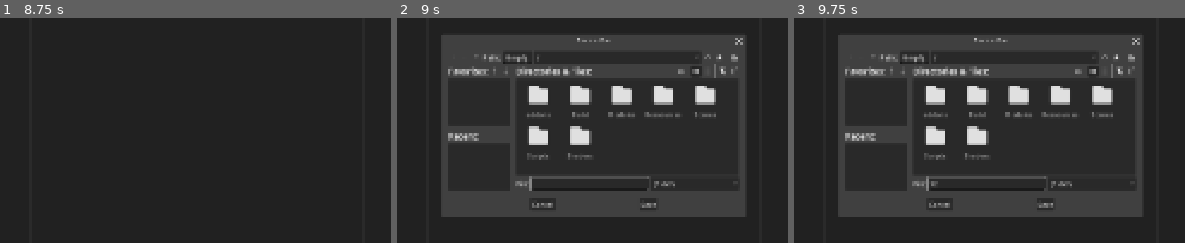
Above: before the commit, frames 1-3 (left to right).
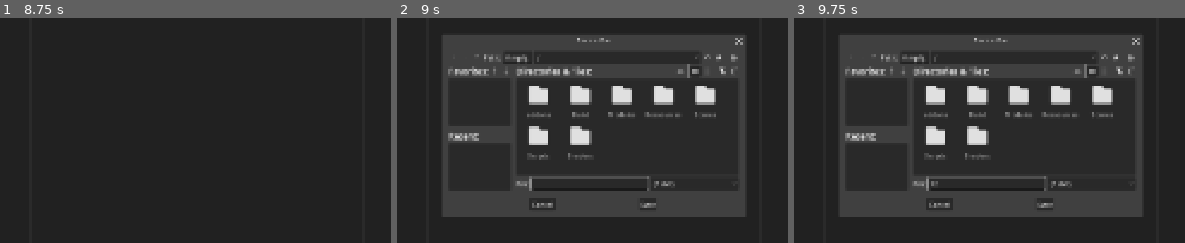
Above: after the commit, the same moments.

Repository: alnicolle/GodotCAD-Godot-AutoCAD-like
Game: Godot game, scene res://Scenes/Main.tscn
Two runs of this game, one before a commit and one after it. Both use one fixed random seed, a clock stepped at 60 frames per second and the inputs below.
Inputs (mouse positions are % of the whole screen's width and height, from its top left):
- Up to frame 1 (8.75 s): click (51, 99) at 0.52 s; type "12" at 0.6 s; click "Polyligne" at 1.25 s; click "Cercle" at 2 s; click "Arc" at 2.75 s; click "Déplacer" at 3.5 s; click "Rotation" at 4.25 s; click "Echelle" at 5 s; click "Miroir" at 5.75 s; click "Décaler" at 6.5 s; click "Copier" at 7.25 s; click "Ajuster" at 8 s
- Up to frame 2 (9 s): click "Export DXF" at 8.75 s
- Up to frame 3 (9.75 s): click (51, 62) at 9.52 s; type "12" at 9.6 s
The pictures show only the part of the screen within x 26-76%, y 25-75%; the shares and areas given below are measured in that part.

Frame 1 is identical in both runs. In frame 2, 0.3% of the frame differs, in the area x 13-88%, y 16-85%; in frame 3, 0.3%.

Commit message:
Update DXFService.gd

Diff:
--- a/Scripts/DXFService.gd
+++ b/Scripts/DXFService.gd
@@ -275,87 +275,49 @@
 		file.store_line("6"); file.store_line(lt)
 		file.store_line("62"); file.store_line("256") # DuCalque
 		file.store_line("10"); file.store_line(_f(center.x))
-		file.store_line("20"); file.store_line(_f(-center.y))  # Inverser Y pour DXF
+		file.store_line("20"); file.store_line(_f(-center.y))  # Inverser Y pour DXF [cite: 25]
 		file.store_line("30"); file.store_line("0.0")
 		file.store_line("40"); file.store_line(_f(ent.arc_radius))
-		# DXF ARC angles: degrés, CCW autour de +Z.
-		# Comme on inverse Y (20 = -y), on doit inverser le signe des angles.
-		# Problème: (start,end) modulo 360 peut représenter l'arc ou son complément.
-		# Solution: forcer l'étendue CCW à correspondre à l'étendue CCW Godot.
-		var eps := 0.001
+
+		# 1. Récupération des angles Godot
 		var start_rad: float = ent.arc_start_angle
 		var end_rad: float = ent.arc_end_angle
-		var raw_span_rad: float = end_rad - start_rad
-		var span_deg = fposmod(rad_to_deg(raw_span_rad), 360.0)
-		# Cas limite: arc quasi complet => span proche de 0 (mod 360). On le traite comme ~360.
-		# (DXF ne permet pas 360 exact en ARC, mais on veut éviter de prendre le petit complément.)
-		if span_deg < 1.0 and abs(rad_to_deg(raw_span_rad)) > 180.0:
-			span_deg = 360.0 - span_deg
-		# Point milieu (en CCW Godot) utilisé pour choisir entre les 2 candidats possibles.
-		var raw_span_ccw = fposmod(raw_span_rad, TAU)
-		var mid_rad = start_rad + raw_span_ccw * 0.5
-		var mid_deg = fposmod(rad_to_deg(-mid_rad), 360.0)
-		var _mid_in_ccw_interval = func(sdeg: float, edeg: float, mdeg: float) -> bool:
-			var total := fposmod(edeg - sdeg, 360.0)
-			var part := fposmod(mdeg - sdeg, 360.0)
-			return part <= total + eps
-		# Candidat A : mapping direct (start->end)
-		var start_deg_a = fposmod(rad_to_deg(-start_rad), 360.0)
-		var end_deg_a = fposmod(rad_to_deg(-end_rad), 360.0)
-		var ok_a: bool = _mid_in_ccw_interval.call(start_deg_a, end_deg_a, mid_deg)
-		# Candidat B : inverser (start/end)
-		var start_deg_b = end_deg_a
-		var end_deg_b = start_deg_a
-		var ok_b: bool = _mid_in_ccw_interval.call(start_deg_b, end_deg_b, mid_deg)
-		var start_deg: float
-		var end_deg: float
-		var did_swap := false
-		if ok_a and not ok_b:
-			start_deg = start_deg_a
-			end_deg = end_deg_a
-		elif ok_b and not ok_a:
-			start_deg = start_deg_b
-			end_deg = end_deg_b
-			did_swap = true
+		var delta_rad: float = end_rad - start_rad
+
+		# 2. Conversion basique pour AutoCAD (Inversion du signe de l'angle car Y est inversé)
+		var dxf_start = fposmod(rad_to_deg(-start_rad), 360.0)
+		var dxf_end = fposmod(rad_to_deg(-end_rad), 360.0)
+
+		var final_start: float
+		var final_end: float
+
+		# 3. Choix des angles selon le sens de dessin original
+		if delta_rad > 0:
+			# Godot a tracé en CW (Y-down).
+			# Pour tracer la même forme en CCW (AutoCAD), on inverse les bornes.
+			final_start = dxf_end
+			final_end = dxf_start
 		else:
-			# Cas dégénéré: midpoint pile sur un bord (ou incohérence). On prend celui qui matche le span attendu.
-			var span_a := fposmod(end_deg_a - start_deg_a, 360.0)
-			var span_b := fposmod(end_deg_b - start_deg_b, 360.0)
-			if abs(span_a - span_deg) <= abs(span_b - span_deg):
-				start_deg = start_deg_a
-				end_deg = end_deg_a
-			else:
-				start_deg = start_deg_b
-				end_deg = end_deg_b
-				did_swap = true
-		var dxf_span = fposmod(end_deg - start_deg, 360.0)
-		# Si l'étendue ne correspond pas à celle attendue, on reconstruit end = start + span.
-		var did_reconstruct := false
-		if abs(dxf_span - span_deg) > 0.5:
-			end_deg = fposmod(start_deg + span_deg, 360.0)
-			did_reconstruct = true
+			# Godot a tracé en CCW.
+			# L'ordre originel correspond déjà à la norme AutoCAD.
+			final_start = dxf_start
+			final_end = dxf_end
+
+		# 4. Sécurité pour les arcs quasi-complets (DXF rejette Start == End)
+		var dxf_span = fposmod(final_end - final_start, 360.0)
+		if dxf_span < 0.5 and abs(rad_to_deg(delta_rad)) > 180.0:
+			final_end = fposmod(final_start + 359.99, 360.0)
 
 		if DEBUG_DXF_ARC:
-			# Point milieu (en CCW Godot) pour identifier le quadrant géométrique
-			var mid_local = ent.arc_center + Vector2(cos(mid_rad), sin(mid_rad)) * ent.arc_radius
-			var mid_world = ent.position + mid_local
-			var rel = mid_world - (ent.position + ent.arc_center)
 			print("[DXF ARC] layer=", layer_name,
-				" center=", (ent.position + ent.arc_center),
-				" r=", ent.arc_radius,
+				" center=", center,
 				" start_rad=", start_rad,
 				" end_rad=", end_rad,
-				" raw_span_deg=", rad_to_deg(raw_span_rad),
-				" span_deg=", span_deg,
-				" mid_deg=", mid_deg,
-				" start_deg=", start_deg,
-				" end_deg=", end_deg,
-				" dxf_span=", dxf_span,
-				" swap=", did_swap,
-				" reconstruct=", did_reconstruct,
-				" mid_rel=", rel)
-		file.store_line("50"); file.store_line(_f(start_deg))
-		file.store_line("51"); file.store_line(_f(end_deg))
+				" dxf_start=", final_start,
+				" dxf_end=", final_end)
+
+		file.store_line("50"); file.store_line(_f(final_start))
+		file.store_line("51"); file.store_line(_f(final_end))
 	else:
 		if ent.get_point_count() < 2: return
 
